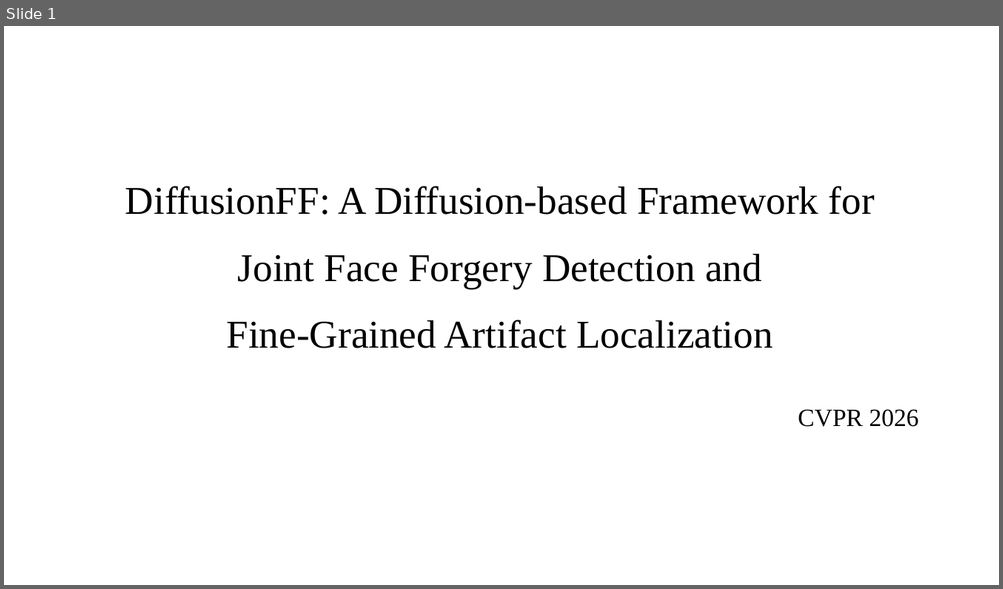
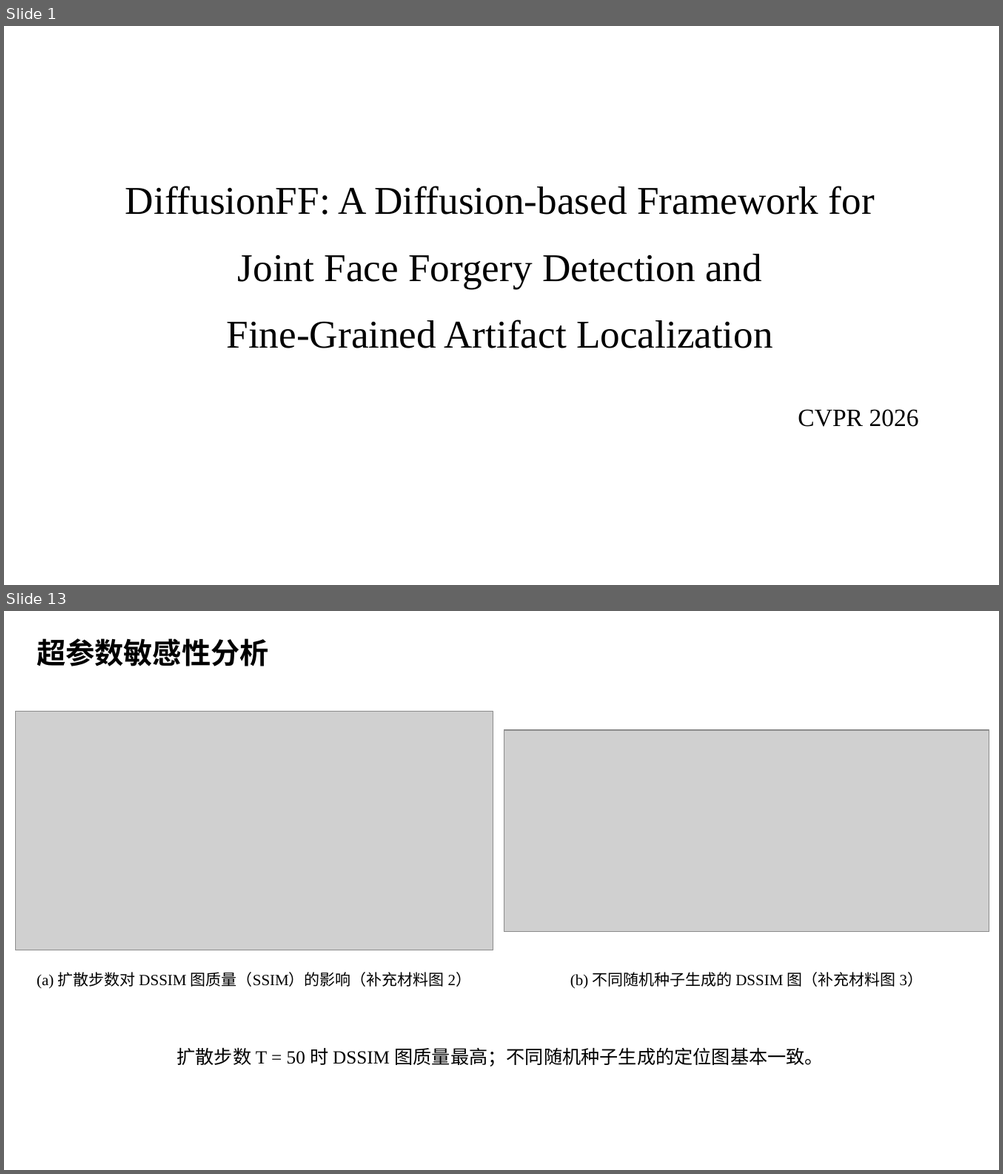
Before and after one commit to hljuzyc/Semantic-Segmentation, a slide deck: DiffusionFF汇报/DiffusionFF汇报.pptx. Shown one above the other, each under a label of ours: slide 1 before the commit, slides 1 and 13 after it; the slides between them are not shown. The pictures are 1003x589 and 1003x1174 pixels, drawn with LibreOffice and Linux fonts; fonts in the diff are those of the drawing; grey boxes stand for pictures. Boxes give left, top, right and bottom in pixels: in the first picture for what was removed or moved away, otherwise in the second. Text is boxed around its words. In the diff, an @@ line names an element or a change of style, - is before the commit and + after.

```diff
--- a/DiffusionFF汇报/DiffusionFF汇报.pptx
+++ b/DiffusionFF汇报/DiffusionFF汇报.pptx
@@ slide 13 added at bbox=[4, 611, 999, 1170], background #FFFFFF @@
@@ text added at bbox=[37, 638, 268, 667], 28 pt, text #000000, bold @@
+超参数敏感性分析
@@ picture added at bbox=[15, 712, 492, 951] @@
@@ picture added at bbox=[504, 730, 989, 932] @@
@@ text added at bbox=[37, 972, 472, 988], 15 pt, text #000000 @@
+(a) 扩散步数对 DSSIM 图质量（SSIM）的影响（补充材料图 2）
@@ text added at bbox=[570, 972, 923, 988], 15 pt, text #000000 @@
+(b) 不同随机种子生成的 DSSIM 图（补充材料图 3）
@@ text added at bbox=[177, 1048, 823, 1067], 18 pt, text #000000 @@
+扩散步数 T = 50 时 DSSIM 图质量最高；不同随机种子生成的定位图基本一致。
```
Also in this commit, not shown: 2 slides changed, 9 other slides added, 23 slides removed, 28 other files.
